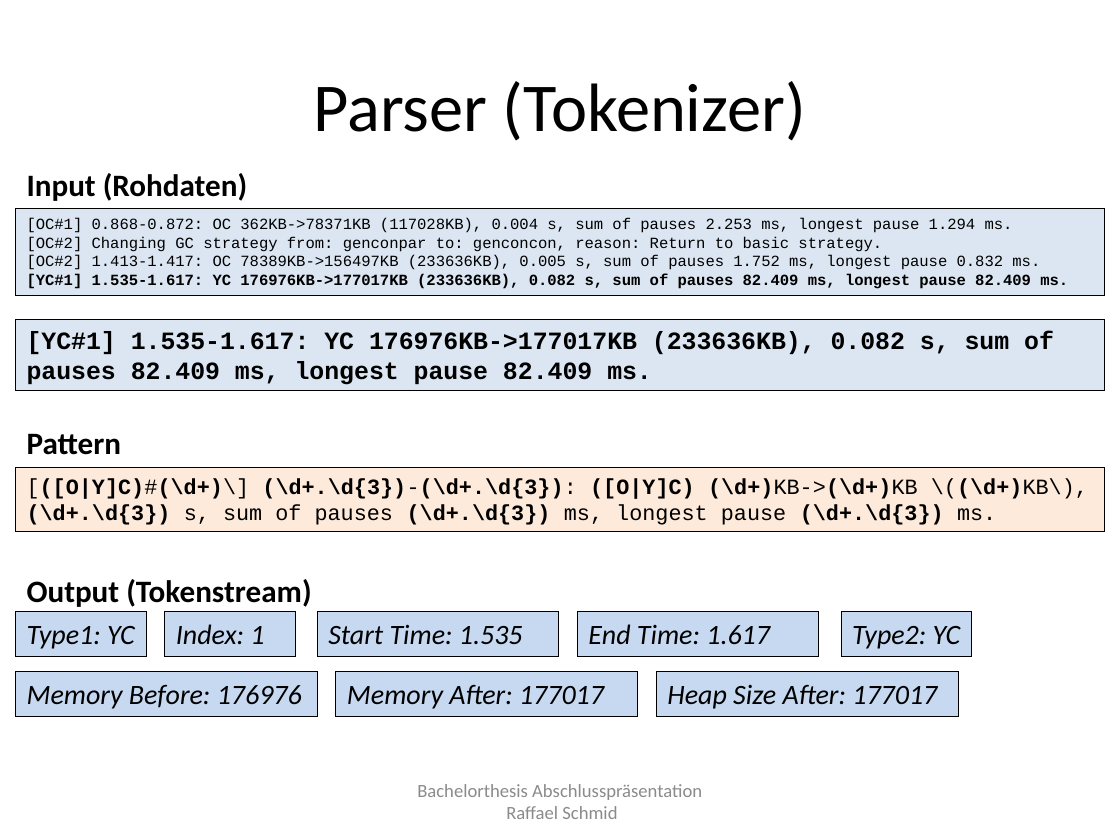
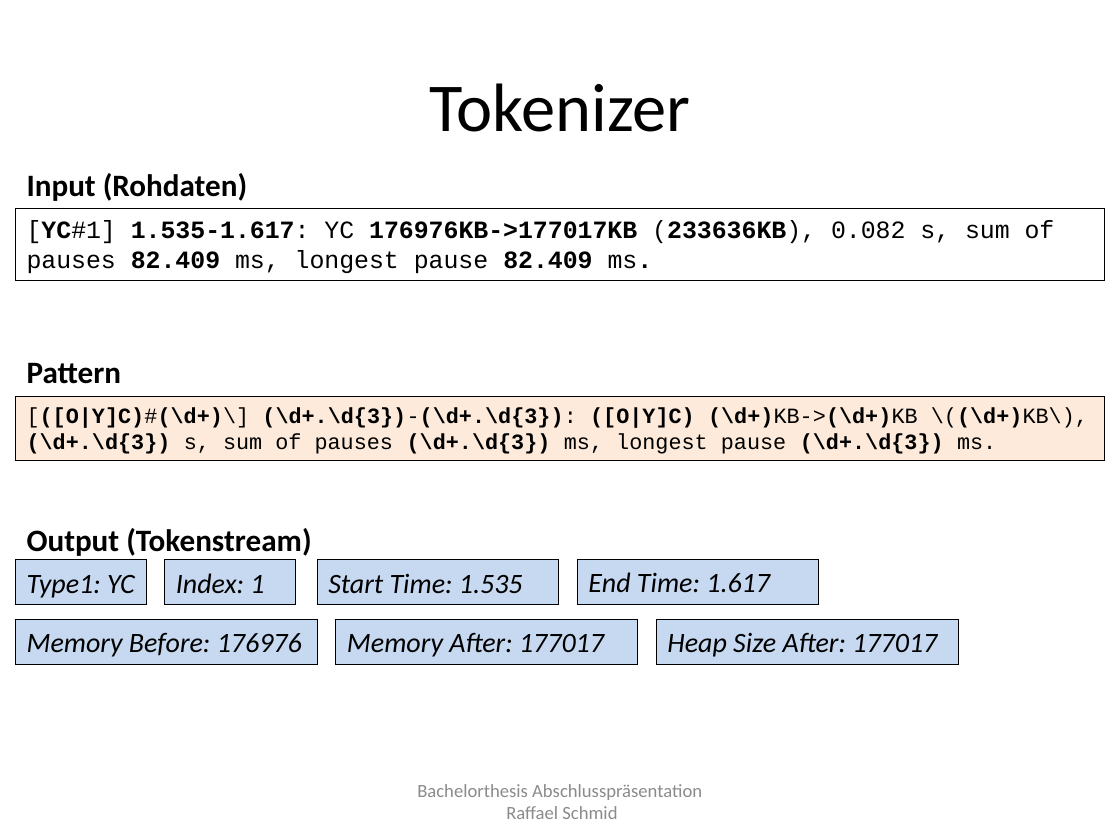
Before and after one commit to raffaelschmid/bachelorthesis, a slide deck: slide 9 of Dokumentation/Abschlusspraesentation/rschmid_bachelorthesis_abschlusspraesentation.pptx (slide 10 before the commit). Drawn at 1120x840 pixels with LibreOffice and Linux fonts; fonts in the diff are those of the drawing. Boxes give left, top, right and bottom in pixels: in the first picture for what was removed or moved away, otherwise in the second. Text is boxed around its words. In the diff, an @@ line names an element or a change of style, - is before the commit and + after.

```diff
--- a/Dokumentation/Abschlusspraesentation/rschmid_bachelorthesis_abschlusspraesentation.pptx
+++ b/Dokumentation/Abschlusspraesentation/rschmid_bachelorthesis_abschlusspraesentation.pptx
@@ title at box(429, 83, 690, 132): text changed @@
-Parser (Tokenizer)
+Tokenizer
@@ rectangle "[YC#1] 1.535-1.617: YC 176976KB->177017KB (233636KB), ...": place and size @@
-rectangle "[YC#1] 1.535-1.617: YC 176976KB->177017KB (233636KB), ..." at box(16, 319, 1104, 391)
+rectangle "[YC#1] 1.535-1.617: YC 176976KB->177017KB (233636KB), ..." at box(16, 208, 1104, 280)
@@ rectangle "[YC#1] 1.535-1.617: YC 176976KB->177017KB (233636KB), ..." at box(16, 208, 1104, 280): bold off in "[YC#1] 1.535-1.617: YC (233636KB), 0.082 s, sum ..."; fill #DCE6F2 to none @@
@@ rectangle removed at box(16, 208, 1104, 295) @@
-[OC#1] 0.868-0.872: OC 362KB->78371KB (117028KB), 0.004 s, sum of pauses 2.253 ms, longest pause 1.294 ms.
-[OC#2] Changing GC strategy from: genconpar to: genconcon, reason: Return to basic strategy.
-[OC#2] 1.413-1.417: OC 78389KB->156497KB (233636KB), 0.005 s, sum of pauses 1.752 ms, longest pause 0.832 ms.
-[YC#1] 1.535-1.617: YC 176976KB->177017KB (233636KB), 0.082 s, sum of pauses 82.409 ms, longest pause 82.409 ms.
@@ text "Pattern": place and size @@
-text "Pattern" at box(27, 433, 122, 455)
+text "Pattern" at box(27, 362, 122, 384)
@@ rectangle "[([O|Y]C)#(\d+)\] (\d+.\d{3})-(\d+.\d{3}): ([O|Y]C) (\d+)KB- ...": place and size @@
-rectangle "[([O|Y]C)#(\d+)\] (\d+.\d{3})-(\d+.\d{3}): ([O|Y]C) (\d+)KB- ..." at box(16, 467, 1104, 531)
+rectangle "[([O|Y]C)#(\d+)\] (\d+.\d{3})-(\d+.\d{3}): ([O|Y]C) (\d+)KB- ..." at box(16, 396, 1104, 460)
@@ text "Output (Tokenstream)": place and size @@
-text "Output (Tokenstream)" at box(27, 579, 311, 607)
+text "Output (Tokenstream)" at box(27, 528, 311, 556)
@@ rectangle "End Time: 1.617": place and size @@
-rectangle "End Time: 1.617" at box(578, 612, 820, 656)
+rectangle "End Time: 1.617" at box(578, 559, 820, 604)
@@ 6 rectangles: place and size @@
-6 rectangles at box(16, 612, 958, 716)
+6 rectangles at box(16, 560, 958, 664)
@@ rectangle removed at box(841, 612, 972, 656) @@
-Type2: YC
```
Also in this commit, not shown: 4 other slides changed, 1 slide removed.
